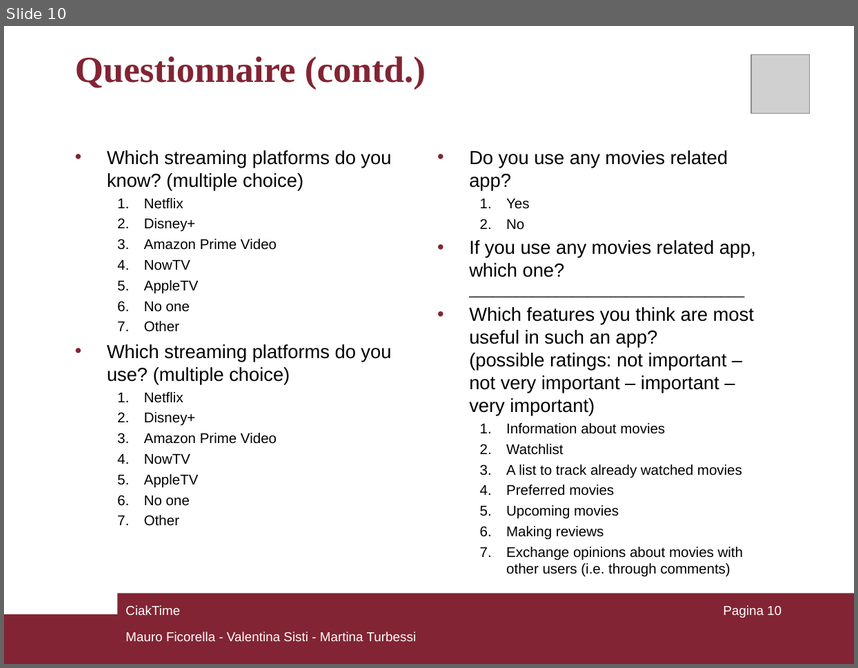
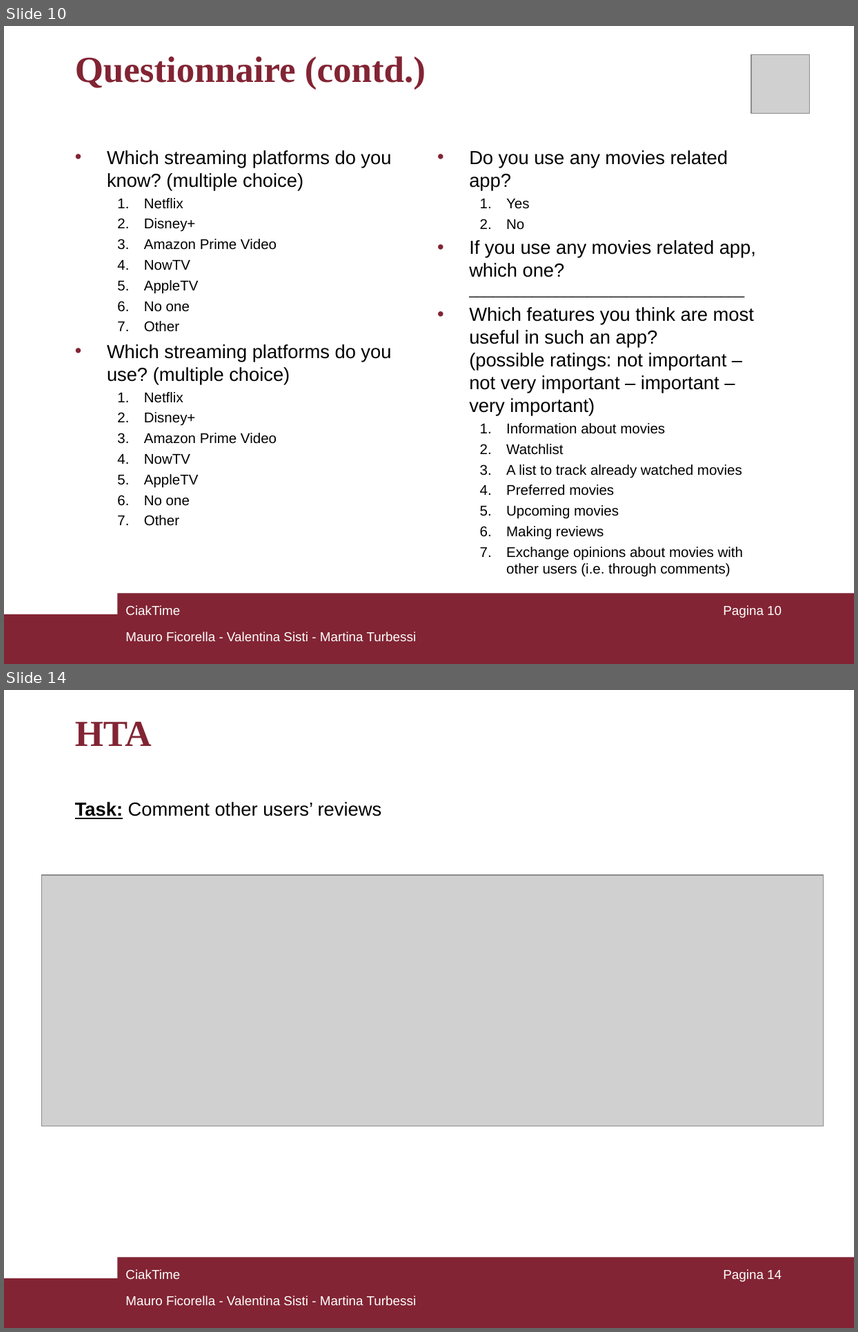
Before and after one commit to mauroficorella/Human-Computer-Interaction, a slide deck: Documentazione/CiakTime_HCI.ppt. Shown one above the other, each under a label of ours: slide 10 before the commit, slides 10 and 14 after it; the slides between them are not shown. The pictures are 858x668 and 858x1332 pixels, drawn with LibreOffice and Linux fonts; fonts in the diff are those of the drawing; grey boxes stand for pictures. Boxes give left, top, right and bottom in pixels: in the first picture for what was removed or moved away, otherwise in the second. Text is boxed around its words. In the diff, an @@ line names an element or a change of style, - is before the commit and + after.

```diff
--- a/Documentazione/CiakTime_HCI.ppt
+++ b/Documentazione/CiakTime_HCI.ppt
@@ slide 14 added at [4, 690, 854, 1328], background #FFFFFF; not listed: 2 template elements that a slide beside it also shows @@
@@ text added at [75, 722, 152, 746], 31 pt, text #822433, bold @@
+HTA
@@ text added at [75, 802, 382, 819], 16 pt, text #000000 @@
+Task: Comment other users’ reviews
@@ picture added at [41, 876, 824, 1126] @@
@@ text added at [125, 1269, 180, 1279], 11 pt, text #FFFFFF @@
+CiakTime
@@ page number added at [723, 1269, 782, 1281], 11 pt, text #FFFFFF @@
+Pagina 14
@@ text added at [125, 1295, 417, 1305], 11 pt, text #FFFFFF @@
+Mauro Ficorella - Valentina Sisti - Martina Turbessi
```
Also in this commit, not shown: 2 slides changed, 1 other slide added, 6 other files.
